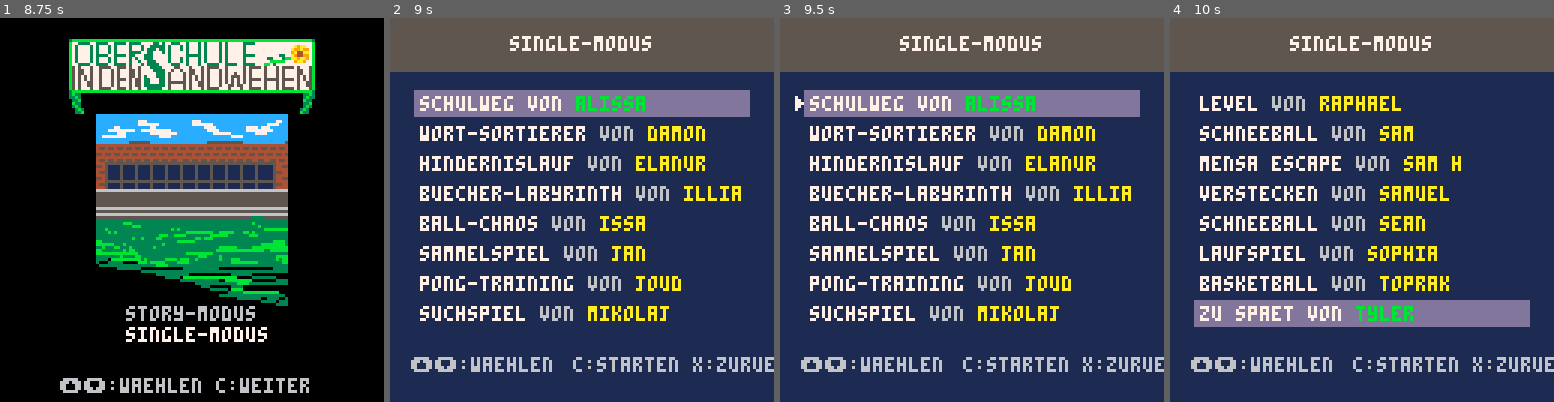
Above: before the commit, frames 1-4 (left to right).
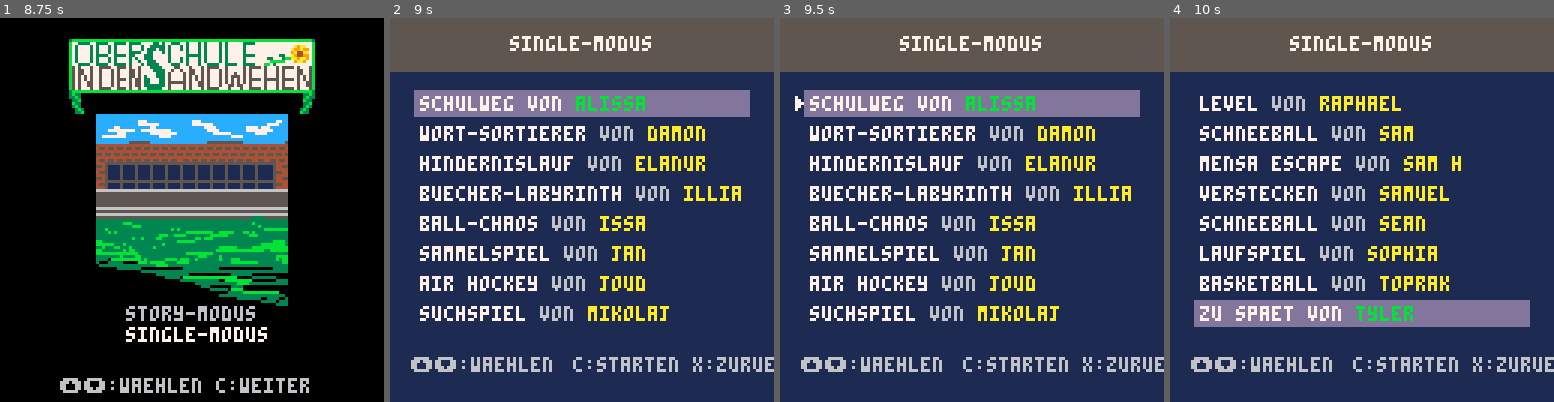
Above: after the commit, the same moments.

Repository: fpiesik/sursa_25-26
Game: PICO-8 cartridge sursa.p8
Two runs of this game, one before a commit and one after it. Both use one fixed random seed, a clock stepped at 60 frames per second and the inputs below.
Inputs:
- Up to frame 1 (8.75 s): tap X (X key) at 0.33, 1.07, 1.85, 2.97, 4.08, 5.2, 6.32, 7.43, 8.55 s; tap O (Z key) at 0.7, 1.7, 2.1, 2.5, 2.9, 3.3, 3.7, 4.1, 4.5, 4.9, 5.3, 5.7, 6.1, 6.5, 6.9, 7.3, 7.7, 8.1, 8.5 s; hold Up 2.15-2.42 s; hold Down 3.63-3.97 s; hold Up 4.73-5.03 s; hold Down 5.73-6.03 s; hold Up 7.18-7.45 s; hold Down from 8.67 s (still down)
- Up to frame 2 (9 s): keep holding Down; tap O (Z key) at 8.9 s
- Up to frame 3 (9.5 s): release Down at 9 s; tap O (Z key) at 9.3 s
- Up to frame 4 (10 s): tap X (X key) at 9.67 s; tap O (Z key) at 9.7 s; hold Up from 9.77 s (still down)

Frame 1 is identical in both runs. In frame 2, 1.2% of the frame differs, in the area x 9-76%, y 67-72%; in frame 3, 1.2%; in frame 4, nothing differs.

Commit message:
Update sursa.p8

Diff:
--- a/sursa.p8
+++ b/sursa.p8
@@ -29,7 +30,7 @@
  {"games/issa",    "ball-chaos",           "issa"},
  --{"games/ivan",    "sandwehen",            "ivan"},
  {"games/jan",     "sammelspiel",          "jan"},
- {"games/joud",    "pong-training",        "joud"},
+ {"games/joud",    "air hockey",        "joud"},
  --{"games/lian",    "level",                "lian"},
  {"games/mikolaj", "suchspiel",            "mikolaj"},
  --{"games/musa",    "mach das",             "musa"},
